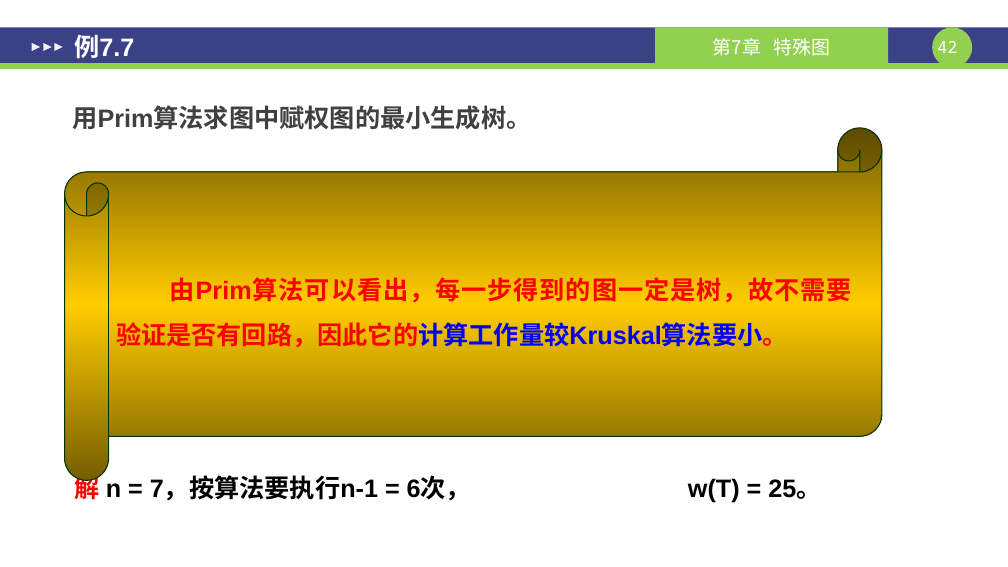
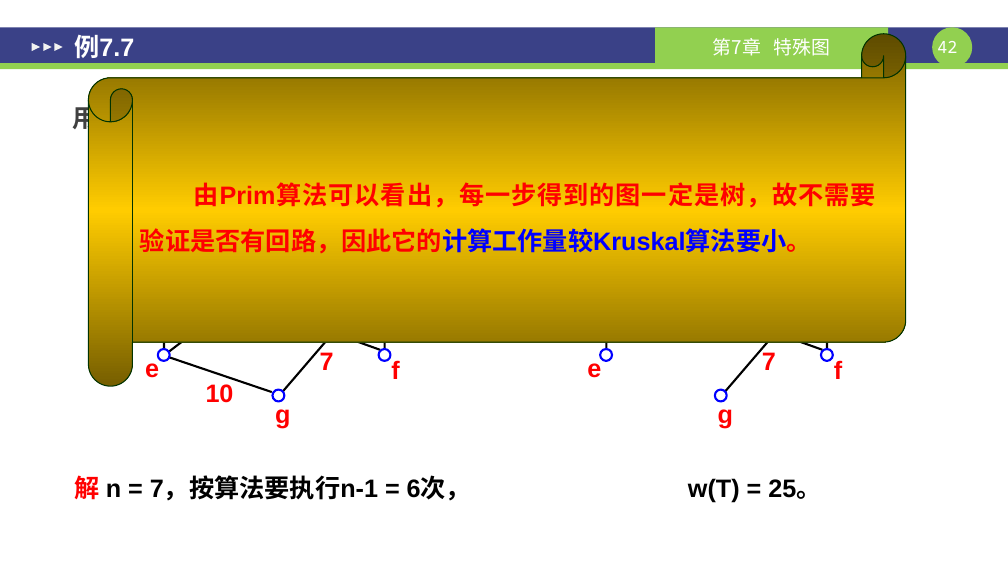
Before and after one commit to RNCHEN/rebuild-2022, a slide deck: slide 42 of 离散数学/CH7-特殊图.pptx. Drawn at 1008x567 pixels with LibreOffice and Linux fonts; fonts in the diff are those of the drawing. Boxes give left, top, right and bottom in pixels: in the first picture for what was removed or moved away, otherwise in the second. Text is boxed around its words. In the diff, an @@ line names an element or a change of style, - is before the commit and + after.

```diff
--- a/离散数学/CH7-特殊图.pptx
+++ b/离散数学/CH7-特殊图.pptx
@@ horizontal scroll "由Prim算法可以看出，每一步得到的图一定是树，故不需要验证是否有回路，因此它的计算工作量较Kruskal算法要小。": place and size @@
-horizontal scroll "由Prim算法可以看出，每一步得到的图一定是树，故不需要验证是否有回路，因此它的计算工作量较Kruskal算法要小。" at [64, 128, 882, 480]
+horizontal scroll "由Prim算法可以看出，每一步得到的图一定是树，故不需要验证是否有回路，因此它的计算工作量较Kruskal算法要小。" at [88, 34, 906, 386]
@@ group added at [136, 229, 412, 428]: 8 texts @@
+f
+10
+d
+b
+e
+7
+g
+6
@@ text "2" rewrapped from [144, 323, 158, 327] to [238, 231, 252, 252] @@
@@ text "2" rewrapped from [587, 301, 601, 302] to [681, 231, 695, 257] @@
@@ text "5" rewrapped from [836, 299, 850, 327] to [767, 229, 781, 242] @@
@@ text added at [578, 247, 593, 252], 24 pt, text #FF0000, bold @@
+b
@@ text removed at [738, 289, 752, 300] @@
-4
@@ group removed at [218, 277, 408, 340]: 4 texts @@
-c
-4
-5
-8
@@ text added at [587, 357, 601, 378], 24 pt, text #FF0000, bold @@
+e
@@ text added at [762, 352, 776, 370], 24 pt, text #FF0000, bold @@
+7
@@ text added at [834, 360, 842, 379], 24 pt, text #FF0000, bold @@
+f
@@ text added at [718, 402, 733, 428], 24 pt, text #FF0000, bold @@
+g
```
Also in this commit, not shown: 1 other slide changed, 3 other files.
